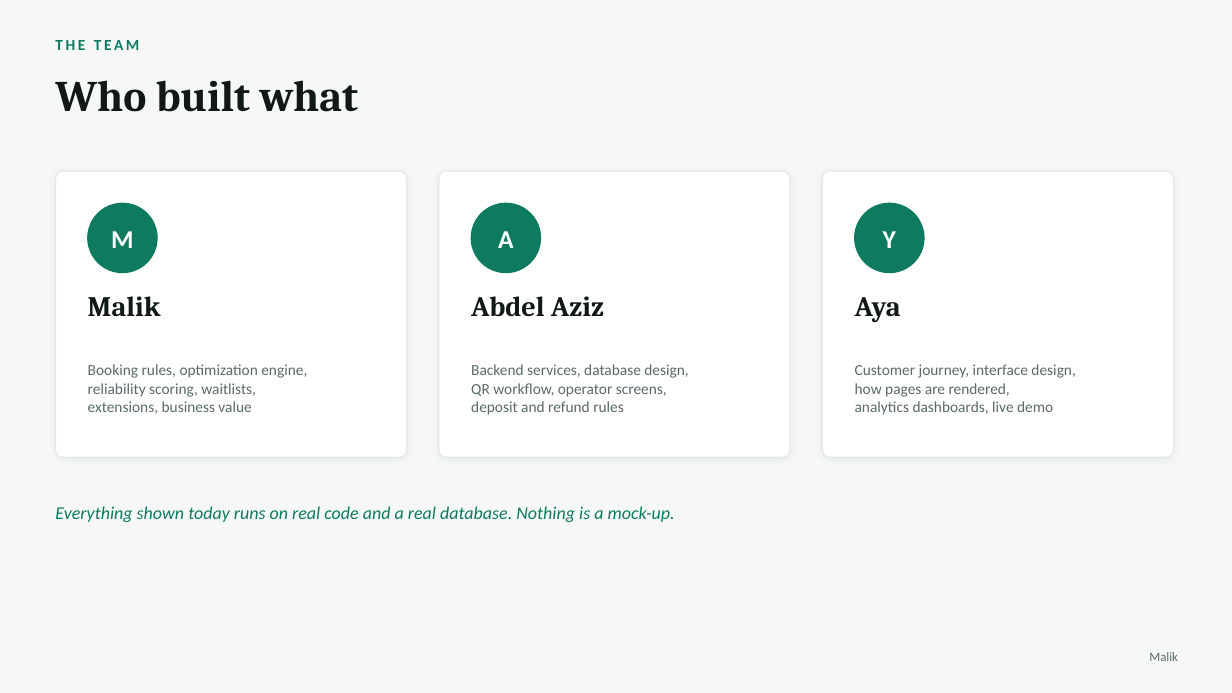
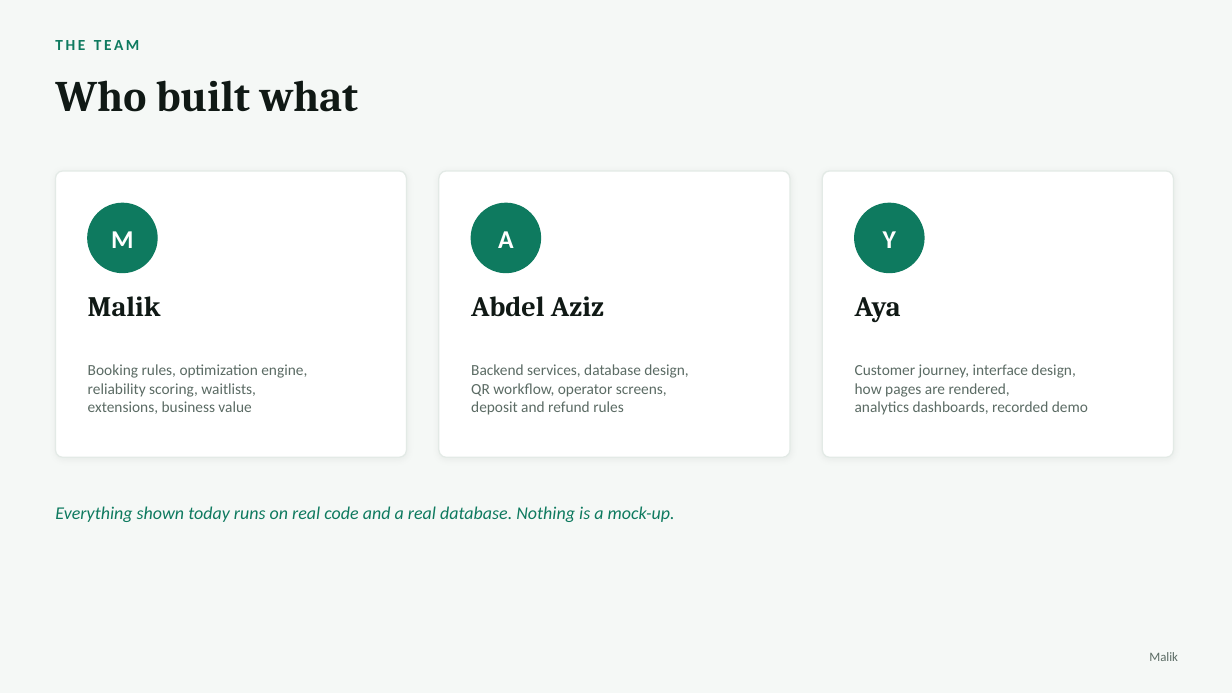
Before and after one commit to AyaSulyman/EVCharging-System, a slide deck: slide 2 of docs/presentation/ChargeHub-Presentation.pptx. Drawn at 1232x693 pixels with LibreOffice and Linux fonts; fonts in the diff are those of the drawing. Boxes give left, top, right and bottom in pixels: in the first picture for what was removed or moved away, otherwise in the second. Text is boxed around its words. In the diff, an @@ line names an element or a change of style, - is before the commit and + after.

```diff
--- a/docs/presentation/ChargeHub-Presentation.pptx
+++ b/docs/presentation/ChargeHub-Presentation.pptx
@@ text at box(855, 401, 1088, 415): text changed @@
-analytics dashboards, live demo
+analytics dashboards, recorded demo
```
Also in this commit, not shown: 2 other slides changed, 5 other files.
